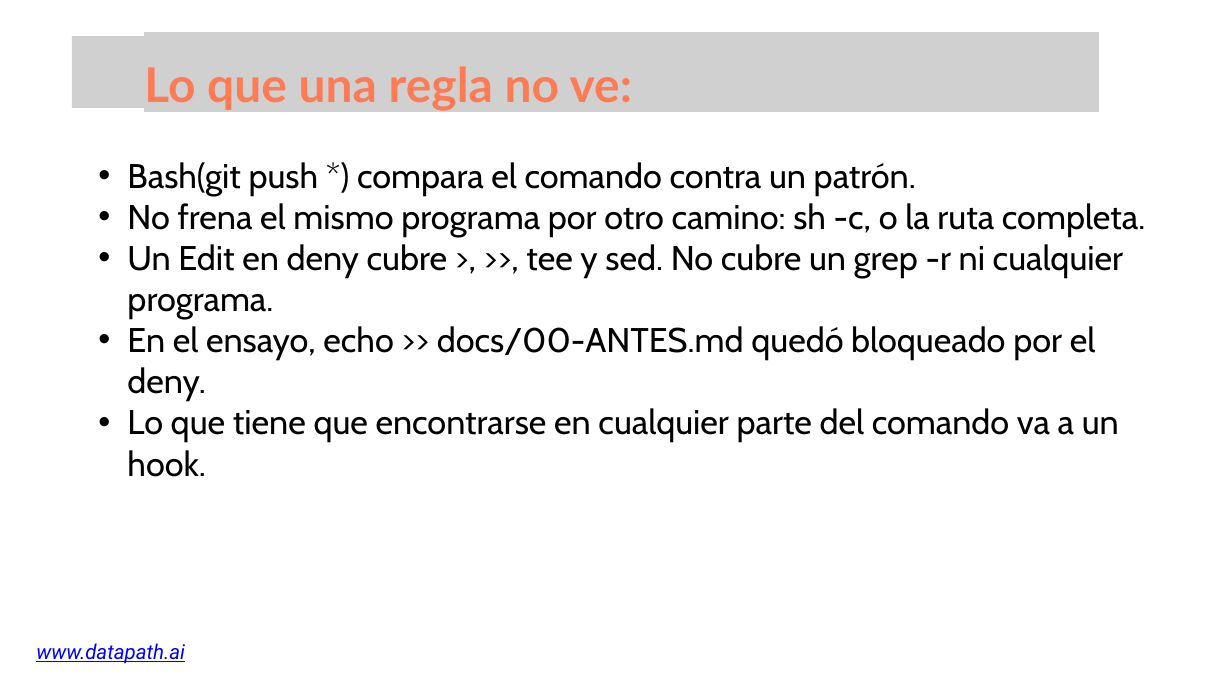
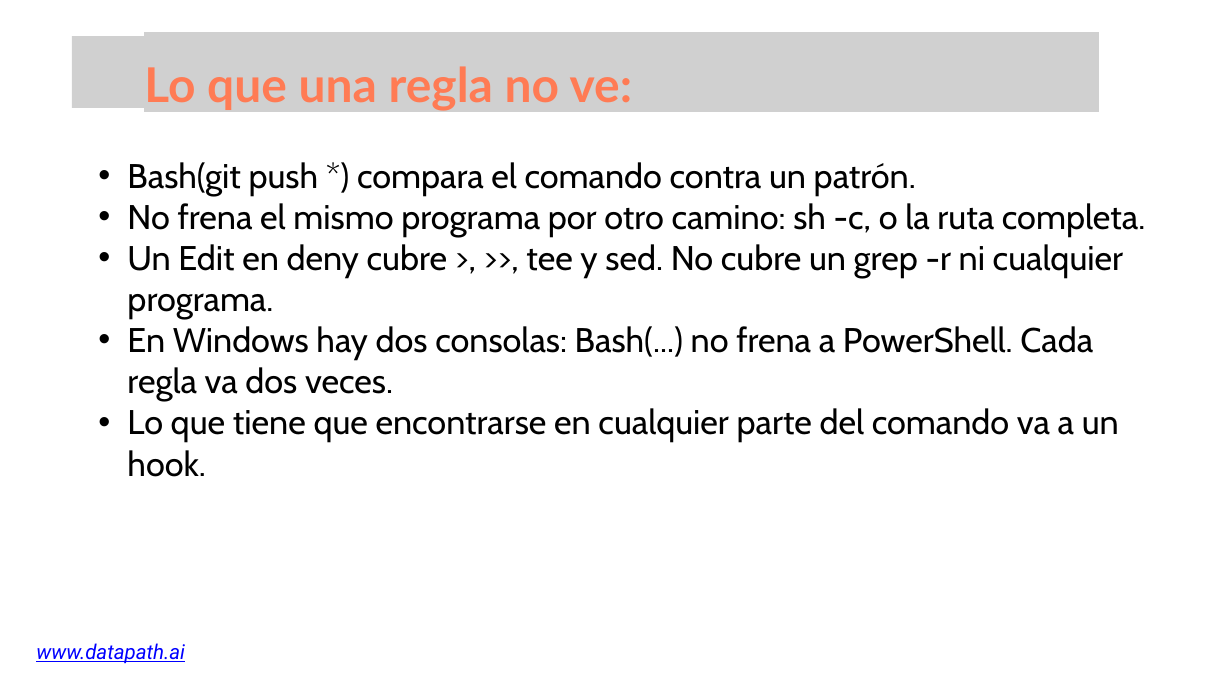
Before and after one commit to growlearnjo/merc_tech, a slide deck: slide 15 of doc_sesions/sesion6/Ed5_sesion6.pptx. Drawn at 1232x693 pixels with LibreOffice and Linux fonts; fonts in the diff are those of the drawing; grey boxes stand for pictures. Boxes give left, top, right and bottom in pixels: in the first picture for what was removed or moved away, otherwise in the second. Text is boxed around its words. In the diff, an @@ line names an element or a change of style, - is before the commit and + after.

```diff
--- a/doc_sesions/sesion6/Ed5_sesion6.pptx
+++ b/doc_sesions/sesion6/Ed5_sesion6.pptx
@@ text at (127,326,1093,402): text changed @@
-  • En el ensayo, echo >> docs/00-ANTES.md quedó bloqueado por el deny.
+  • En Windows hay dos consolas: Bash(...) no frena a PowerShell. Cada regla va dos veces.
```
Also in this commit, not shown: 4 other slides changed, 3 other files.
